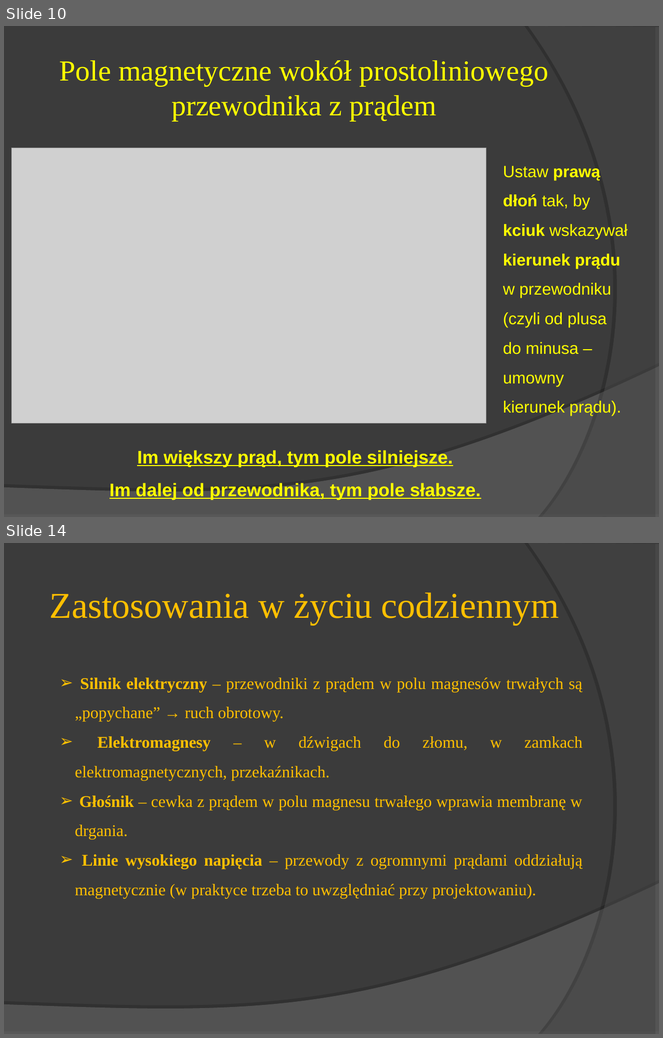
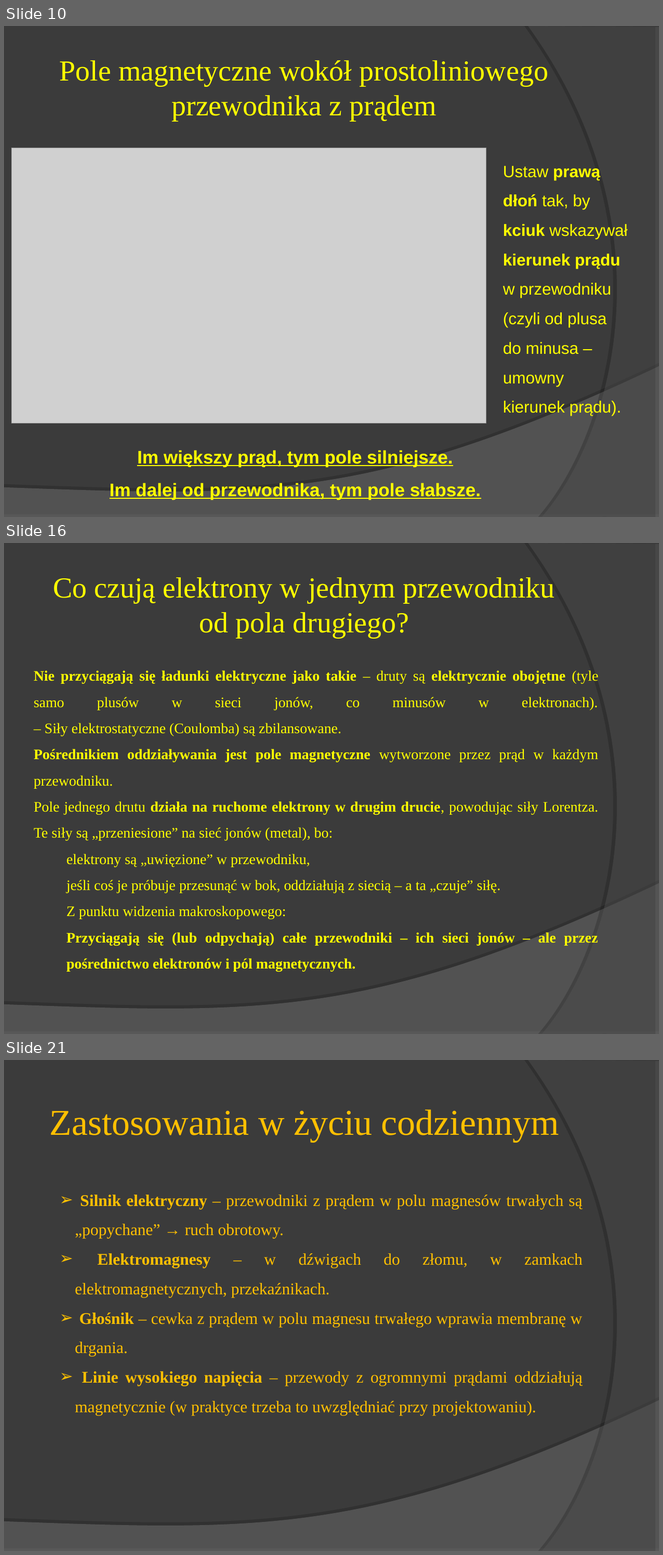
Before and after one commit to MichalMus/Fizyka-w-szkole, a slide deck: Magnetyzm i elektromagnetyzm/2.Właściwości magnetyczne przewodnika z prądem.ppt. Shown one above the other, each under a label of ours: slides 10 and 14 before the commit, slides 10, 16 and 21 after it; the slides between them are not shown. The pictures are 663x1038 and 663x1555 pixels, drawn with LibreOffice and Linux fonts; fonts in the diff are those of the drawing; grey boxes stand for pictures. Boxes give left, top, right and bottom in pixels: in the first picture for what was removed or moved away, otherwise in the second. Text is boxed around its words. In the diff, an @@ line names an element or a change of style, - is before the commit and + after.

```diff
--- a/Magnetyzm i elektromagnetyzm/2.Właściwości magnetyczne przewodnika z prądem.ppt
+++ b/Magnetyzm i elektromagnetyzm/2.Właściwości magnetyczne przewodnika z prądem.ppt
@@ slide 16 added at (4,543,659,1034), background #3B3B3B; not listed: 2 template elements that a slide beside it also shows @@
@@ title added at (53,577,555,638), 32 pt, text #FFFF00 @@
+Co czują elektrony w jednym przewodniku od pola drugiego?
@@ text added at (34,670,598,972), 16 pt, text #FFFF00 @@
+Nie przyciągają się ładunki elektryczne jako takie – druty są elektrycznie obojętne (tyle samo plusów w sieci jonów, co minusów w elektronach).
+– Siły elektrostatyczne (Coulomba) są zbilansowane.
+Pośrednikiem oddziaływania jest pole magnetyczne wytworzone przez prąd w każdym przewodniku.
+Pole jednego drutu działa na ruchome elektrony w drugim drucie, powodując siły Lorentza.
+Te siły są „przeniesione” na sieć jonów (metal), bo:
+  elektrony są „uwięzione” w przewodniku,
+  jeśli coś je próbuje przesunąć w bok, oddziałują z siecią – a ta „czuje” siłę.
+Z punktu widzenia makroskopowego:
+Przyciągają się (lub odpychają) całe przewodniki – ich sieci jonów – ale przez pośrednictwo elektronów i pól magnetycznych.
@@ what was slide 14 is now slide 21 @@
```
Also in this commit, not shown: 7 slides changed, 7 other slides added, 5 slides removed, 4 other files.
